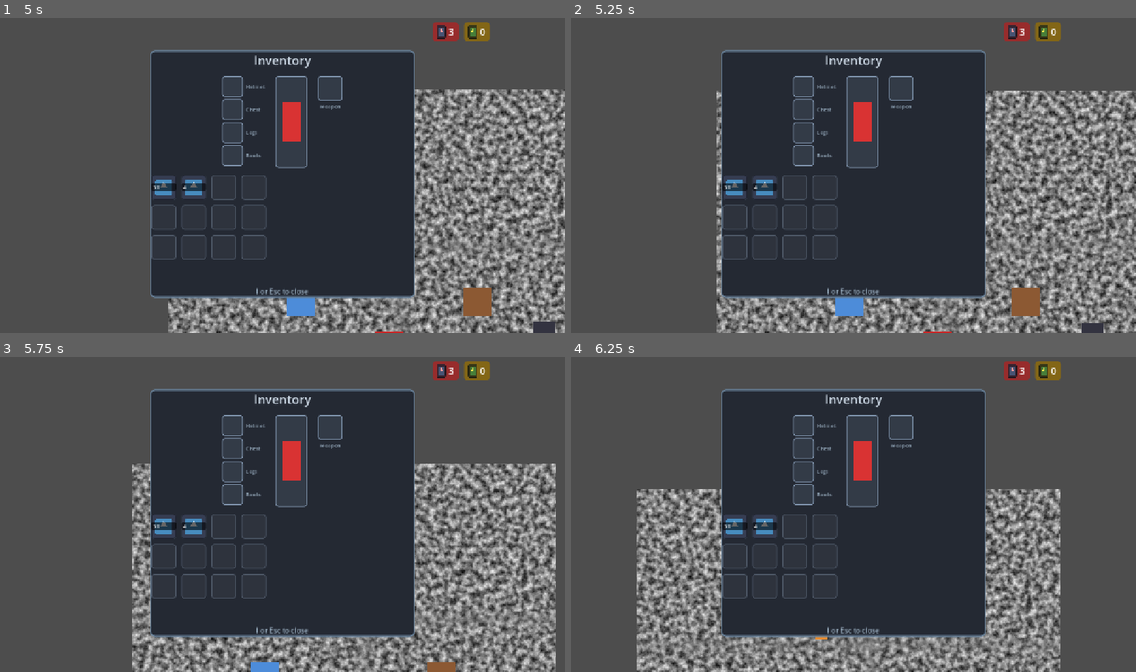
Above: before the commit, frames 1-4 (two rows, left to right).
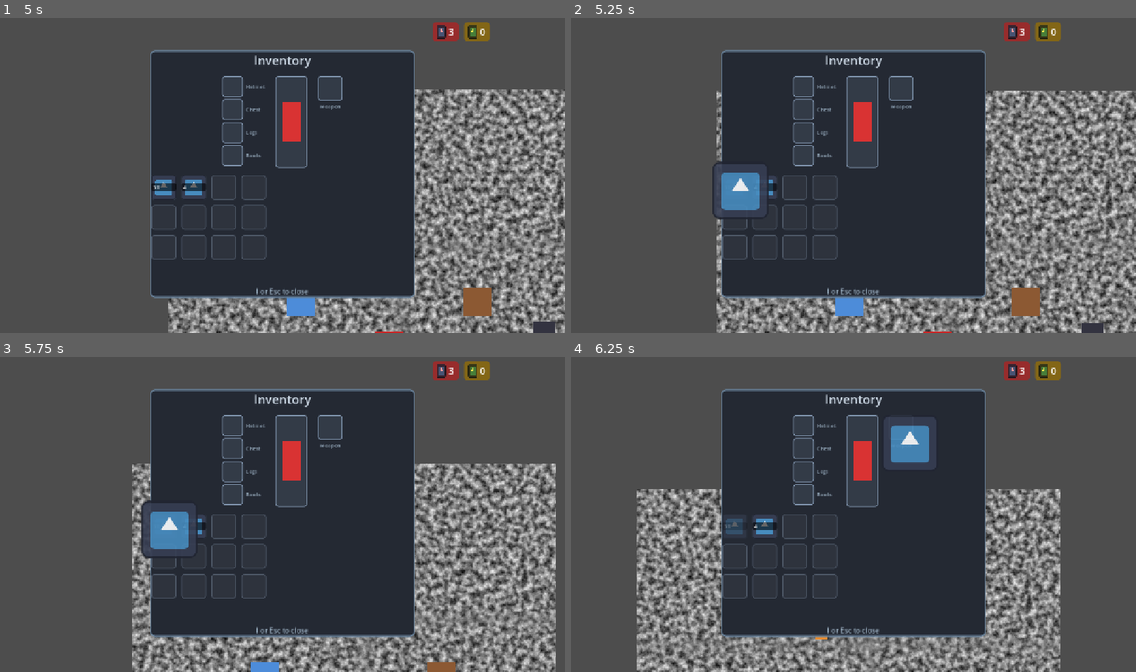
Above: after the commit, the same moments.

Repository: Saitamadupauvre/brotatomato
Game: Godot game, scene res://scenes/main/main.tscn
Two runs of this game, one before a commit and one after it. Both use one fixed random seed, a clock stepped at 60 frames per second and the inputs below. The engine's default icon, where the game draws it, is replaced by a stand-in: a white triangle on a blue panel in a dark square.
Inputs (mouse positions are in pixels of both pictures, inside the frame that each line leads up to):
- Up to frame 1 (5 s): tap Enter at 0.5 s; move the mouse to (254, 238) at 0.52 s; press the mouse at (254, 238) at 0.53 s; hold W (move_up) 0.53-2.03 s; move the mouse to (452, 222) at 1.27 s; release the mouse at (452, 222) at 1.28 s; tap Shift (dash) at 1.35 s; click (452, 222) at 1.42 s; move the mouse to (113, 125) at 2.02 s; hold E (interact) 2.03-2.78 s; hold A (move_left) 2.03-3.53 s; click (113, 125) at 2.17 s; move the mouse to (310, 175) at 2.77 s; tap R (move_plot) at 2.85 s; click (310, 175) at 2.92 s; move the mouse to (197, 93) at 3.52 s; hold S (move_down) 3.53-4.28 s; hold G (place_plot) 3.53-4.28 s; click (197, 93) at 3.67 s; tap I (toggle_inventory) at 4.15 s; move the mouse to (406, 159) at 4.27 s; hold D (move_right) from 4.28 s (still down); tap T (teleport) at 4.35 s; click (406, 159) at 4.42 s
- Up to frame 2 (5.25 s): move the mouse to (740, 191) at 5.02 s; release D (move_right) at 5.03 s; press the mouse at (740, 191) at 5.03 s; hold W (move_up) from 5.03 s (still down)
- Up to frame 3 (5.75 s): keep holding W (move_up)
- Up to frame 4 (6.25 s): move the mouse to (910, 442) at 5.77 s; release W (move_up) at 5.78 s; release the mouse at (910, 442) at 5.78 s; hold D (move_right) from 5.78 s (still down); tap Shift (dash) at 5.85 s; click (910, 442) at 5.92 s

Frame 1 is identical in both runs. In frame 2, 1.3% of the frame differs, in the area x 25-35%, y 45-64%; in frame 3, 1.3%; in frame 4, 1.5%, in the area x 26-65%, y 18-57%.

Commit message:
feat(inventory): click-to-pick-up equip/move, remove dupe item state

Diff:
--- a/scenes/ui/inventory_menu.gd
+++ b/scenes/ui/inventory_menu.gd
@@ -2,10 +2,24 @@
 ## Inventory dashboard, Minecraft-style layout: vertical armor column,
 ## player portrait, weapon slot off to the side, fixed-size item grid
 ## below (empty slots shown, not just owned items). Reads GameState
-## only; cards are icon + count badge, hover shows the name via Godot's
-## built-in tooltip. Clicking an equipment card equips it.
+## only. Equipping/moving items is click-to-pick-up, click-to-place:
+## click a slot to lift its item (it follows the cursor), click another
+## slot to drop it there — swapping with whatever's already in that
+## slot, or clicking the origin again to cancel. See InventorySlot.
 
 const TOTAL_SLOTS: int = 12
+
+const _SLOT_SCRIPT := preload("res://scripts/ui/inventory_slot.gd")
+
+## Display order of the grid, item_id per cell ("" = empty). Purely a UI
+## arrangement, independent from GameState's count-based inventory —
+## lets picking up a card and placing it on another cell reorder/swap
+## without changing what's owned.
+var _slot_order: Array = []
+
+var _held_item_id: String = ""
+var _held_origin: InventorySlot = null
+var _held_icon: TextureRect = null
 
 @onready var _grid: GridContainer = %InventoryGrid
 @onready var _slot_rects: Dictionary = {
@@ -19,8 +33,13 @@
 
 func _ready() -> void:
 	super()
+	_slot_order.resize(TOTAL_SLOTS)
+	_slot_order.fill("")
 	GameState.equipment_changed.connect(_on_equipment_changed)
 	for slot in EquipmentData.ALL_SLOTS:
+		var slot_rect = _slot_rects[slot]
+		slot_rect.equip_slot = slot
+		slot_rect.clicked.connect(_on_slot_clicked)
 		_refresh_slot(slot)
 
 
@@ -34,6 +53,11 @@
 		get_viewport().set_input_as_handled()
 
 
+func _process(_delta: float) -> void:
+	if _held_icon:
+		_held_icon.global_position = get_global_mouse_position() - _held_icon.size / 2.0
+
+
 func open() -> void:
 	_refresh()
 	show()
@@ -45,30 +69,148 @@
 
 func _refresh_slot(slot: EquipmentData.EquipSlot) -> void:
 	var data: ItemData = GameState.get_equipped(slot)
-	var slot_rect: TextureRect = _slot_rects[slot]
+	var slot_rect = _slot_rects[slot]
 	slot_rect.texture = data.icon if data else null
+	slot_rect.item_id = data.id if data else ""
 
 
 func _refresh() -> void:
 	for child in _grid.get_children():
 		child.queue_free()
 
-	var owned_ids: Array = []
+	_sync_slot_order()
+
+	for i in _slot_order.size():
+		var item_id: String = _slot_order[i]
+		var slot
+		if item_id != "":
+			slot = _make_card(GameState.get_item_data(item_id), GameState.get_item_count(item_id))
+		else:
+			slot = _make_empty_slot()
+		slot.set_meta("grid_index", i)
+		slot.clicked.connect(_on_slot_clicked)
+		_grid.add_child(slot)
+
+
+## Keeps _slot_order in step with what's actually owned: drops entries
+## whose count hit 0, then places any newly-owned item into the first
+## free cell. Existing positions are left untouched so a manual reorder
+## survives a refresh.
+func _sync_slot_order() -> void:
+	for i in _slot_order.size():
+		var id: String = _slot_order[i]
+		if id != "" and GameState.get_item_count(id) <= 0:
+			_slot_order[i] = ""
+
 	for item_id in GameState.get_all_item_ids():
-		if GameState.get_item_count(item_id) > 0:
-			owned_ids.append(item_id)
-
-	for i in TOTAL_SLOTS:
-		if i < owned_ids.size():
-			var item_id: String = owned_ids[i]
-			_grid.add_child(_make_card(GameState.get_item_data(item_id), GameState.get_item_count(item_id)))
-		else:
-			_grid.add_child(_make_empty_slot())
-
-
-func _make_empty_slot() -> Control:
+		if GameState.get_item_count(item_id) <= 0 or _slot_order.has(item_id):
+			continue
+		var empty_index: int = _slot_order.find("")
+		if empty_index != -1:
+			_slot_order[empty_index] = item_id
+
+
+func _on_slot_clicked(slot: InventorySlot) -> void:
+	if _held_item_id == "":
+		_try_pick_up(slot)
+	else:
+		_try_place(slot)
+
+
+func _try_pick_up(slot: InventorySlot) -> void:
+	if slot.item_id == "":
+		return
+	_held_item_id = slot.item_id
+	_held_origin = slot
+	slot.modulate.a = 0.35
+	_show_held_icon(GameState.get_item_data(_held_item_id).icon)
+
+
+func _try_place(target: InventorySlot) -> void:
+	if target == _held_origin:
+		_cancel_hold()
+		return
+
+	if target.equip_slot != -1:
+		if not _item_fits_equip_slot(_held_item_id, target.equip_slot):
+			return
+		GameState.equip_item(_held_item_id)
+	elif _held_origin.equip_slot != -1:
+		GameState.unequip_item(_held_origin.equip_slot)
+	else:
+		_swap_grid_slots(_held_origin, target)
+
+	_finish_hold()
+
+
+func _item_fits_equip_slot(item_id: String, slot: int) -> bool:
+	var data: ItemData = GameState.get_item_data(item_id)
+	return data is EquipmentData and data.slot == slot
+
+
+func _swap_grid_slots(origin: InventorySlot, target: InventorySlot) -> void:
+	var i: int = origin.get_meta("grid_index", -1)
+	var j: int = target.get_meta("grid_index", -1)
+	if i == -1 or j == -1 or i == j:
+		return
+	var tmp: String = _slot_order[i]
+	_slot_order[i] = _slot_order[j]
+	_slot_order[j] = tmp
+
+
+func _cancel_hold() -> void:
+	_held_origin.modulate.a = 1.0
+	_clear_held_icon()
+	_held_item_id = ""
+	_held_origin = null
+
+
+func _finish_hold() -> void:
+	_clear_held_icon()
+	_held_item_id = ""
+	_held_origin = null
+	_refresh()
+
+
+## Card icons are 48px (see _make_card); held icon reads a bit bigger
+## (56px) to read as "lifted", using custom_minimum_size rather than
+## .size directly — a bare TextureRect with no container to constrain it
+## otherwise renders at its source texture's native size.
+const _HELD_ICON_SIZE := Vector2(56, 56)
+
+
+func _show_held_icon(texture: Texture2D) -> void:
+	_held_icon = TextureRect.new()
+	_held_icon.texture = texture
+	_held_icon.custom_minimum_size = _HELD_ICON_SIZE
+	_held_icon.size = _HELD_ICON_SIZE
+	_held_icon.expand_mode = TextureRect.EXPAND_IGNORE_SIZE
+	_held_icon.stretch_mode = TextureRect.STRETCH_SCALE
+	_held_icon.mouse_filter = Control.MOUSE_FILTER_IGNORE
+	_held_icon.modulate.a = 0.9
+	add_child(_held_icon)
+	_held_icon.global_position = get_global_mouse_position() - _HELD_ICON_SIZE / 2.0
+
+
+func _clear_held_icon() -> void:
+	if _held_icon:
+		_held_icon.queue_free()
+		_held_icon = null
+
+
+## Untyped return: the node stays natively a PanelContainer with
+## InventorySlot attached via set_script, and GDScript's static "as"
+## cast rejects that (native type unrelated to InventorySlot's own
+## "extends Control") even though the runtime script is correct.
+func _make_slot_shell():
 	var slot := PanelContainer.new()
 	slot.custom_minimum_size = Vector2(56, 56)
+	slot.set_script(_SLOT_SCRIPT)
+	return slot
+
+
+func _make_empty_slot():
+	var slot = _make_slot_shell()
 	var style := StyleBoxFlat.new()
 	style.bg_color = Color(0.18, 0.2, 0.24, 1.0)
 	style.border_width_left = 2
@@ -81,13 +223,10 @@
 	return slot
 
 
-func _make_card(item_data: ItemData, count: int) -> Control:
-	var card := PanelContainer.new()
-	card.custom_minimum_size = Vector2(56, 56)
+func _make_card(item_data: ItemData, count: int):
+	var card = _make_slot_shell()
 	card.tooltip_text = item_data.display_name
-	if item_data is EquipmentData:
-		card.mouse_filter = Control.MOUSE_FILTER_STOP
-		card.gui_input.connect(_on_card_gui_input.bind(item_data.id))
+	card.item_id = item_data.id
 
 	var style := StyleBoxFlat.new()
 	style.bg_color = Color(0.22, 0.26, 0.32, 1.0)
@@ -116,8 +255,3 @@
 	card.add_child(badge)
 
 	return card
-
-
-func _on_card_gui_input(event: InputEvent, item_id: String) -> void:
-	if event is InputEventMouseButton and event.pressed and event.button_index == MOUSE_BUTTON_LEFT:
-		GameState.equip_item(item_id)
--- a/scenes/ui/inventory_menu.tscn
+++ b/scenes/ui/inventory_menu.tscn
@@ -1,6 +1,7 @@
-[gd_scene load_steps=4 format=3]
+[gd_scene load_steps=5 format=3]
 
 [ext_resource type="Script" path="res://scenes/ui/inventory_menu.gd" id="1_inventory"]
+[ext_resource type="Script" path="res://scripts/ui/inventory_slot.gd" id="2_drag_slot"]
 
 [sub_resource type="StyleBoxFlat" id="StyleBoxFlat_panel"]
 bg_color = Color(0.14, 0.16, 0.2, 1)
@@ -85,6 +86,7 @@
 custom_minimum_size = Vector2(40, 40)
 layout_mode = 2
 expand_mode = 1
+script = ExtResource("2_drag_slot")
 
 [node name="HelmetLabel" type="Label" parent="Panel/VBox/EquipSlots/ArmorColumn/HelmetRow"]
 layout_mode = 2
@@ -107,6 +109,7 @@
 custom_minimum_size = Vector2(40, 40)
 layout_mode = 2
 expand_mode = 1
+script = ExtResource("2_drag_slot")
 
 [node name="ChestplateLabel" type="Label" parent="Panel/VBox/EquipSlots/ArmorColumn/ChestplateRow"]
 layout_mode = 2
@@ -129,6 +132,7 @@
 custom_minimum_size = Vector2(40, 40)
 layout_mode = 2
 expand_mode = 1
+script = ExtResource("2_drag_slot")
 
 [node name="LeggingsLabel" type="Label" parent="Panel/VBox/EquipSlots/ArmorColumn/LeggingsRow"]
 layout_mode = 2
@@ -151,6 +155,7 @@
 custom_minimum_size = Vector2(40, 40)
 layout_mode = 2
 expand_mode = 1
+script = ExtResource("2_drag_slot")
 
 [node name="BootsLabel" type="Label" parent="Panel/VBox/EquipSlots/ArmorColumn/BootsRow"]
 layout_mode = 2
@@ -185,6 +190,7 @@
 custom_minimum_size = Vector2(48, 48)
 layout_mode = 2
 expand_mode = 1
+script = ExtResource("2_drag_slot")
 
 [node name="WeaponLabel" type="Label" parent="Panel/VBox/EquipSlots/WeaponColumn"]
 layout_mode = 2
--- a/scripts/autoload/game_state.gd
+++ b/scripts/autoload/game_state.gd
@@ -178,14 +178,33 @@
 	_spawn_starting_villagers()
 
 
-## Equipping doesn't remove the item from the counted inventory — no
-## per-instance item modeling this pass, just a "which owned id is
-## equipped" pointer per slot.
+## Equipping consumes one unit of the item from the counted inventory
+## (so it stops also showing there), swapping any previous occupant of
+## the slot back into the inventory first. No-ops if the item isn't
+## owned, or is already equipped in its slot.
 func equip_item(item_id: String) -> void:
 	var data: ItemData = get_item_data(item_id)
-	if data is EquipmentData:
-		_equipped[data.slot] = item_id
-		equipment_changed.emit(data.slot, item_id)
+	if not (data is EquipmentData) or get_item_count(item_id) <= 0:
+		return
+	var current_id: String = _equipped.get(data.slot, "")
+	if current_id == item_id:
+		return
+	if current_id != "":
+		add_item(current_id, 1)
+	remove_item(item_id, 1)
+	_equipped[data.slot] = item_id
+	equipment_changed.emit(data.slot, item_id)
+
+
+## Returns a slot's item to the counted inventory. No-op if the slot is
+## empty.
+func unequip_item(slot: EquipmentData.EquipSlot) -> void:
+	var id: String = _equipped.get(slot, "")
+	if id == "":
+		return
+	_equipped.erase(slot)
+	add_item(id, 1)
+	equipment_changed.emit(slot, "")
 
 
 func get_equipped(slot: EquipmentData.EquipSlot) -> ItemData:
--- /dev/null
+++ b/scripts/ui/inventory_slot.gd
@@ -0,0 +1,20 @@
+class_name InventorySlot
+extends Control
+## Click-to-pick-up / click-to-place slot (Minecraft-style), shared by
+## inventory grid cells and equip slot rects. This node only reports
+## clicks — InventoryMenu is the coordinator holding the "item in hand"
+## state and deciding what a click means (pick up, place, swap, cancel).
+## `equip_slot` of -1 means a generic inventory cell (accepts anything);
+## any other value is an EquipmentData.EquipSlot the menu only allows a
+## matching item to be placed into.
+
+signal clicked(slot: InventorySlot)
+
+var item_id: String = ""
+var equip_slot: int = -1
+
+
+func _gui_input(event: InputEvent) -> void:
+	if event is InputEventMouseButton and event.pressed and event.button_index == MOUSE_BUTTON_LEFT:
+		clicked.emit(self)
+		accept_event()
Not shown, added: scripts/ui/inventory_slot.gd.uid
